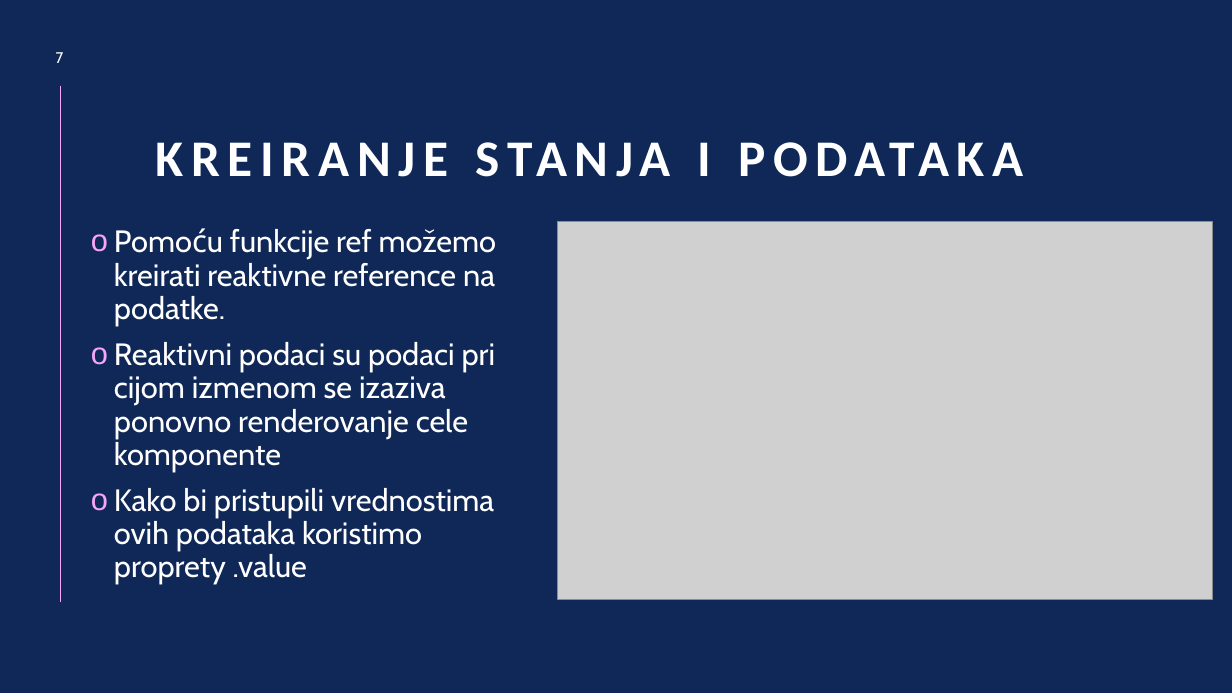
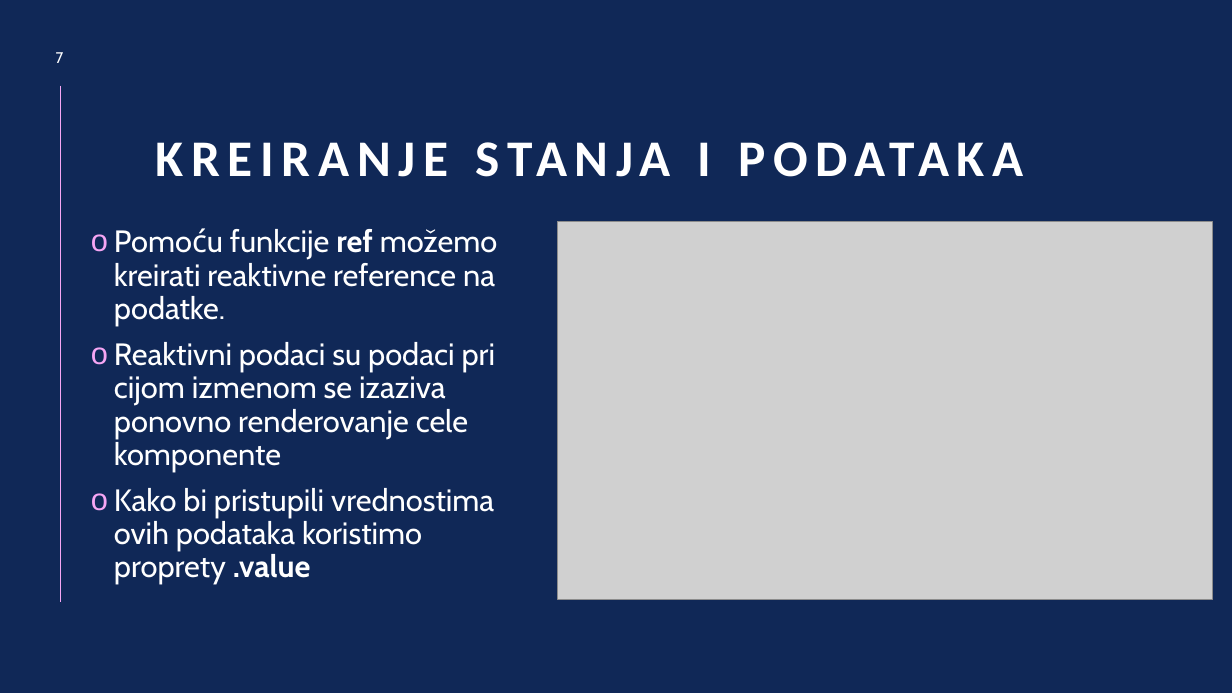
Before and after one commit to Wibesss/VueJobs, a slide deck: slide 7 of Vue.js Prezentacija.pptx. Drawn at 1232x693 pixels with LibreOffice and Linux fonts; fonts in the diff are those of the drawing; grey boxes stand for pictures. Boxes give left, top, right and bottom in pixels: in the first picture for what was removed or moved away, otherwise in the second. Text is boxed around its words. In the diff, an @@ line names an element or a change of style, - is before the commit and + after.

```diff
--- a/Vue.js Prezentacija.pptx
+++ b/Vue.js Prezentacija.pptx
@@ text at (x1=114, y1=229, x2=498, y2=584): bold on in "ref", ".value" @@
```
Also in this commit, not shown: 12 other slides changed, 1 other file.
